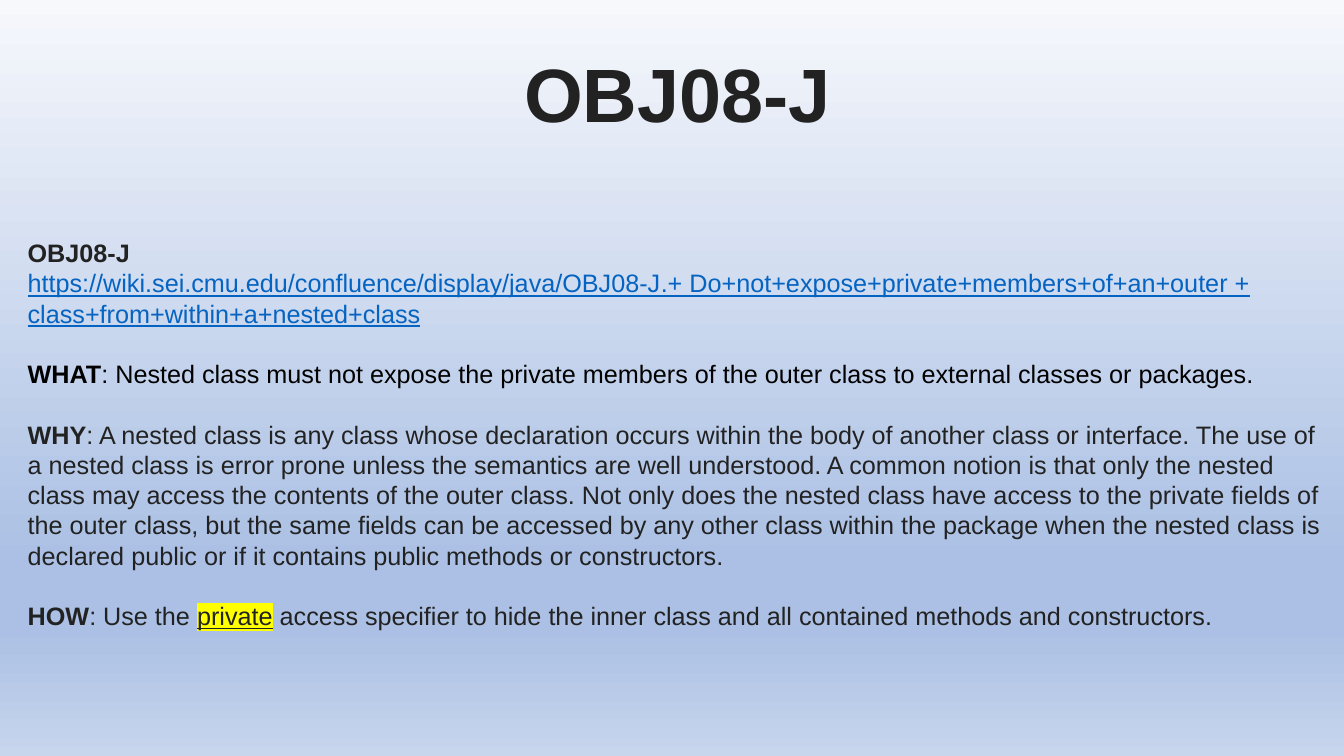
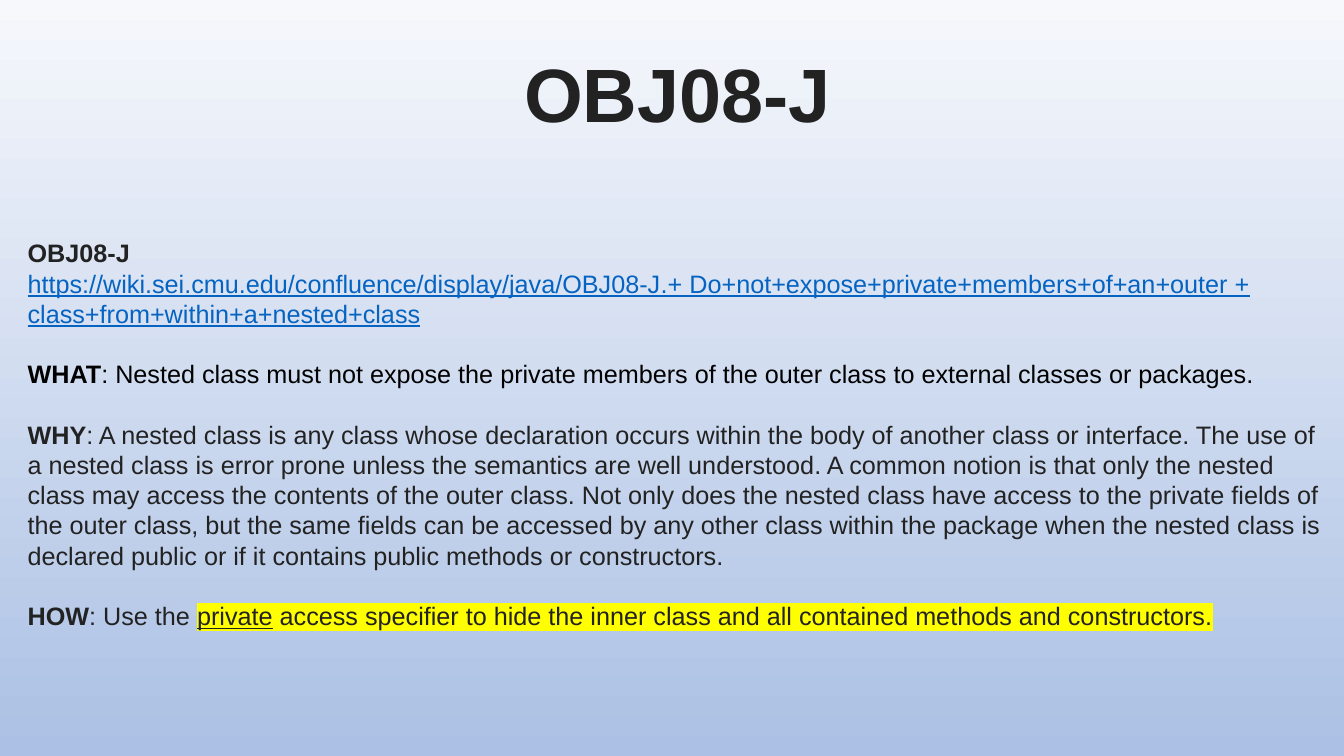
Before and after one commit to stevester94/CSC201_Project, a slide deck: slide 29 of Project2.pptx. Drawn at 1344x756 pixels with LibreOffice and Linux fonts; fonts in the diff are those of the drawing. Boxes give left, top, right and bottom in pixels: in the first picture for what was removed or moved away, otherwise in the second. Text is boxed around its words. In the diff, an @@ line names an element or a change of style, - is before the commit and + after.

```diff
--- a/Project2.pptx
+++ b/Project2.pptx
@@ background gradient #F6F8FC to #ABC0E4 to #C7D5ED to gradient #F6F8FC to #ABC0E4 @@
@@ text at box(28, 364, 1320, 631): highlight none to #FFFF00 in "access specifier to hide the inner class ..." @@
```
Also in this commit, not shown: 33 other slides changed, 1 other file.
